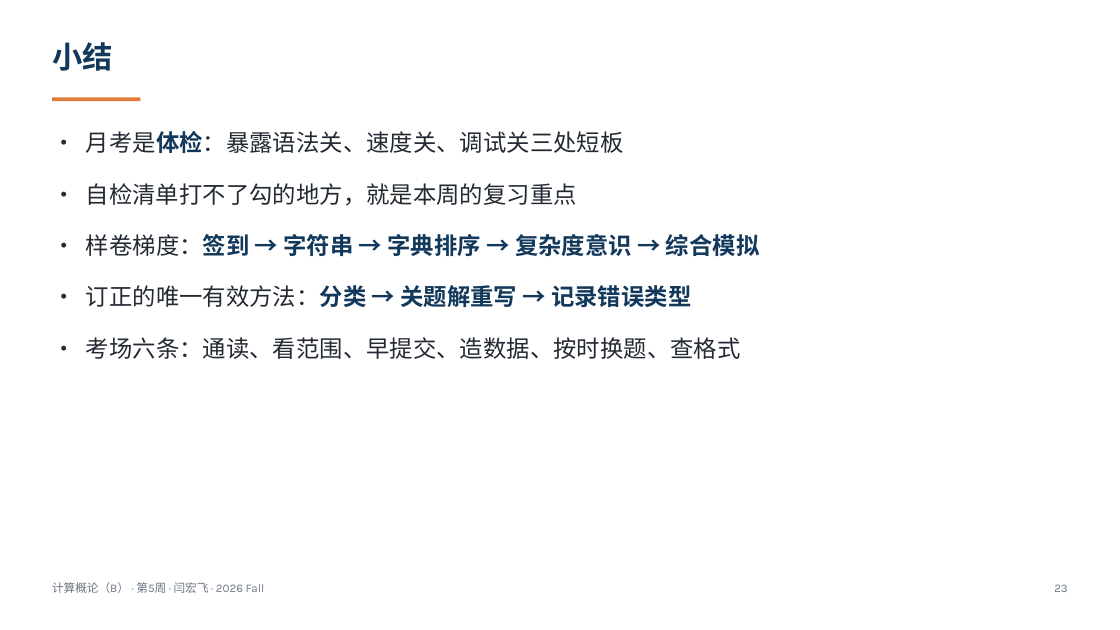
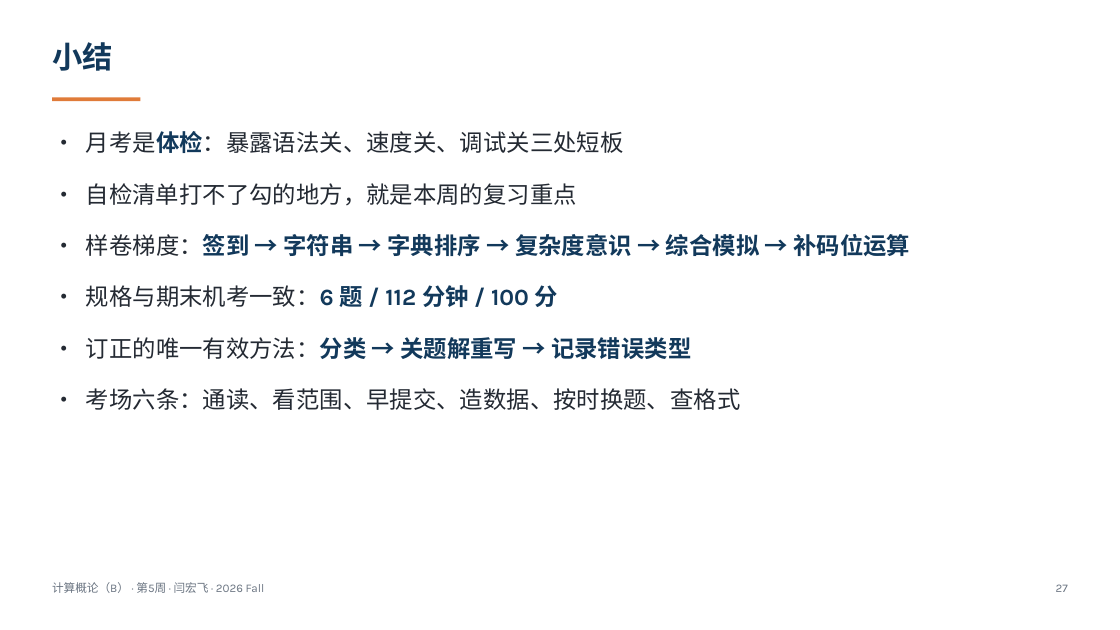
Before and after one commit to GMyhf/2026fall-cs101, a slide deck: slide 27 of courseware/202609_ADS_W05_October_Exam_Review.pptx (slide 23 before the commit). Drawn at 1120x630 pixels with LibreOffice and Linux fonts; fonts in the diff are those of the drawing. Boxes give left, top, right and bottom in pixels: in the first picture for what was removed or moved away, otherwise in the second. Text is boxed around its words. In the diff, an @@ line names an element or a change of style, - is before the commit and + after.

```diff
--- a/courseware/202609_ADS_W05_October_Exam_Review.pptx
+++ b/courseware/202609_ADS_W05_October_Exam_Review.pptx
@@ text at (86,234,910,312): text changed @@
-• 样卷梯度：签到 → 字符串 → 字典排序 → 复杂度意识 → 综合模拟
+• 样卷梯度：签到 → 字符串 → 字典排序 → 复杂度意识 → 综合模拟 → 补码位运算
+• 规格与期末机考一致：6 题 / 112 分钟 / 100 分
@@ text at (1056,584,1068,592): text changed @@
-23
+27
```
Also in this commit, not shown: 17 other slides changed, 4 slides added, 32 other files.
